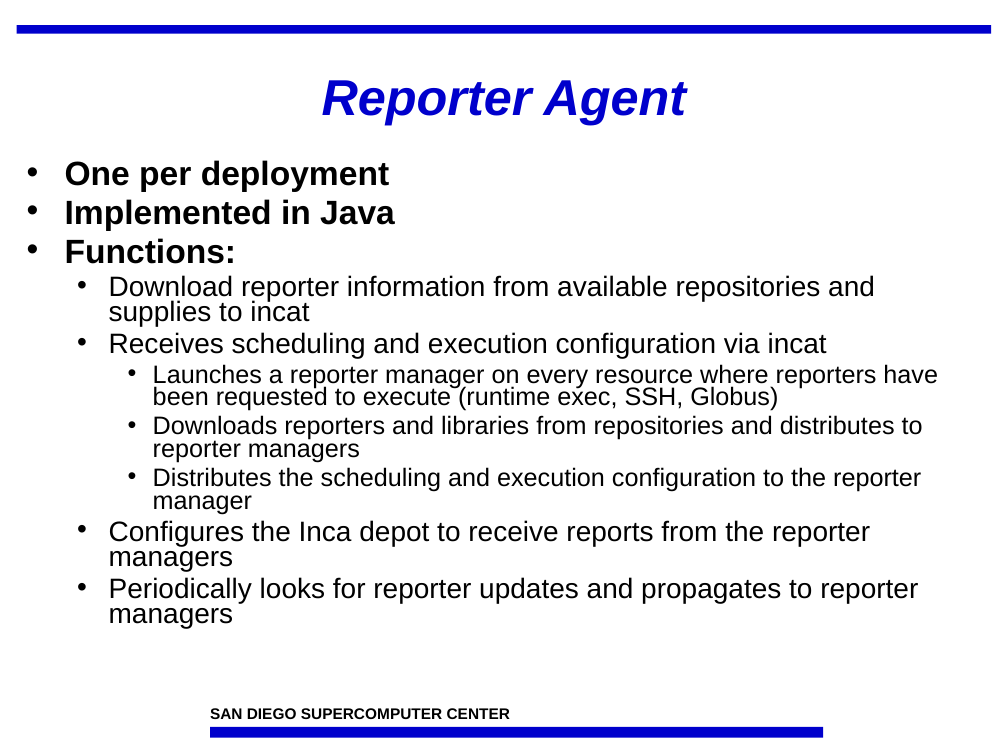
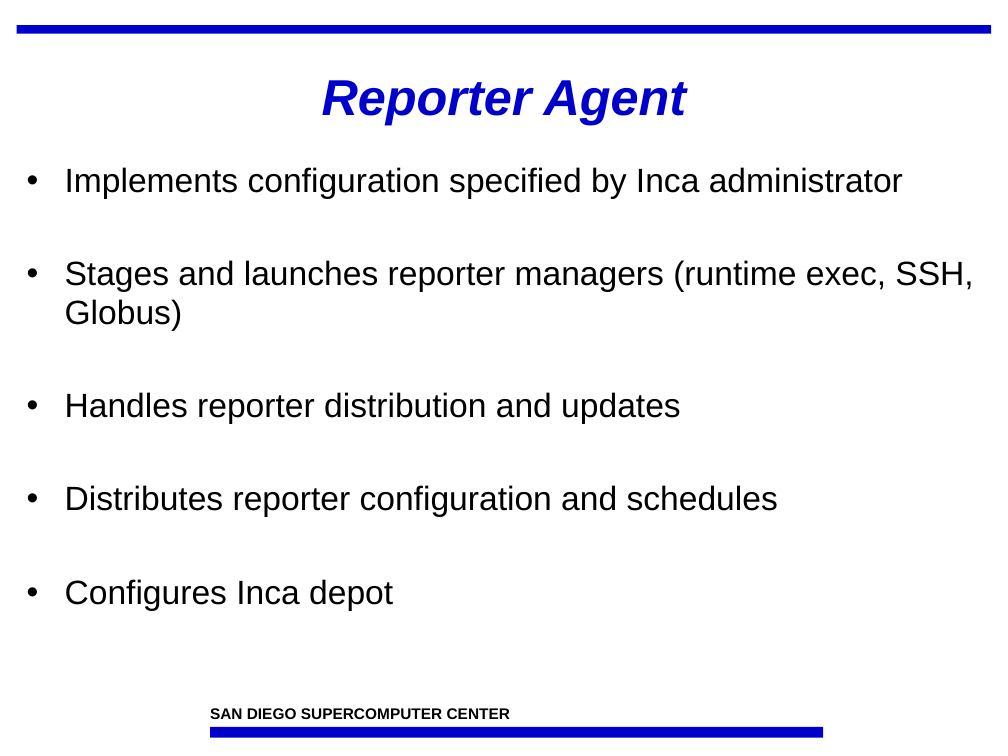
Before and after one commit to IncaProject/inca-xsede, a slide deck: slide 3 of talks/feb-06-workshop/control.ppt (slide 4 before the commit). Drawn at 1008x756 pixels with LibreOffice and Linux fonts; fonts in the diff are those of the drawing; background and template pictures are left out. Boxes give left, top, right and bottom in pixels: in the first picture for what was removed or moved away, otherwise in the second. Text is boxed around its words. In the diff, an @@ line names an element or a change of style, - is before the commit and + after.

Commit message:
my current updates

```diff
--- a/talks/feb-06-workshop/control.ppt
+++ b/talks/feb-06-workshop/control.ppt
@@ text at [65,167,973,611]: text changed; size 18 to 24 pt @@
-• One per deployment
-• Implemented in Java
-• Functions:
-  • Download reporter information from available repositories and supplies to incat
-  • Receives scheduling and execution configuration via incat
-    • Launches a reporter manager on every resource where reporters have been requested to execute (runtime exec, SSH, Globus)
-    • Downloads reporters and libraries from repositories and distributes to reporter managers
-    • Distributes the scheduling and execution configuration to the reporter manager
-  • Configures the Inca depot to receive reports from the reporter managers
-  • Periodically looks for reporter updates and propagates to reporter managers
+• Implements configuration specified by Inca administrator
+• Stages and launches reporter managers (runtime exec, SSH, Globus)
+• Handles reporter distribution and updates
+• Distributes reporter configuration and schedules
+• Configures Inca depot
```
Also in this commit, not shown: 19 other slides changed, 1 slide added, 1 slide removed.
